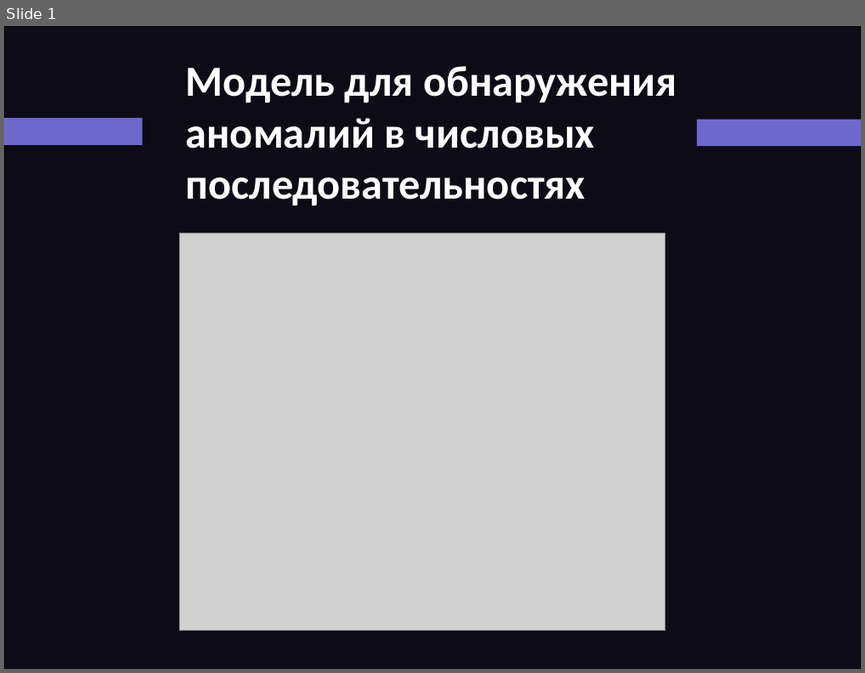
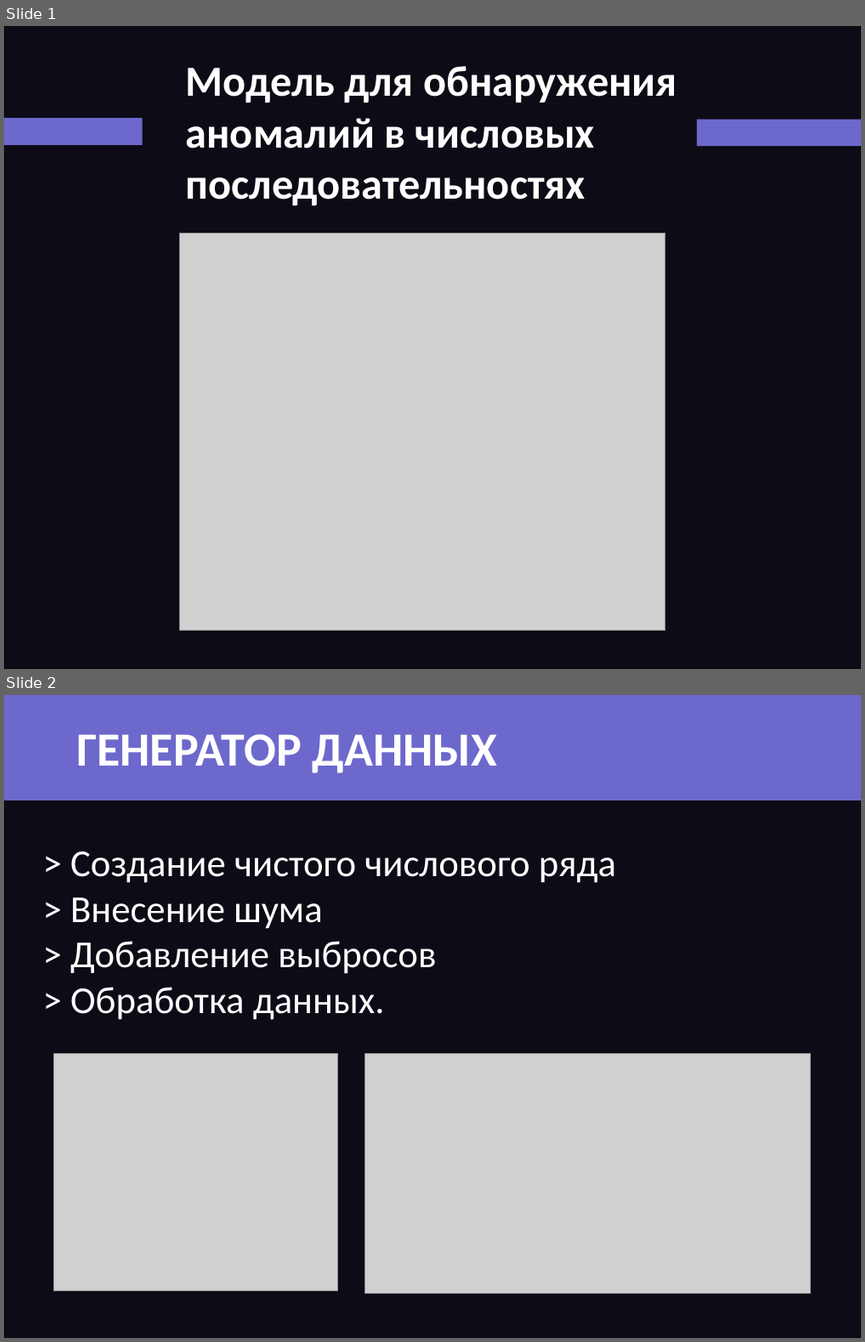
Before and after one commit to YarikOfficial/Mashinka, a slide deck: презентация.pptx. Shown one above the other, each under a label of ours: slide 1 before the commit, slides 1 and 2 after it. The pictures are 865x673 and 865x1342 pixels, drawn with LibreOffice and Linux fonts; fonts in the diff are those of the drawing; grey boxes stand for pictures. Boxes give left, top, right and bottom in pixels: in the first picture for what was removed or moved away, otherwise in the second. Text is boxed around its words. In the diff, an @@ line names an element or a change of style, - is before the commit and + after.

```diff
--- a/презентация.pptx
+++ b/презентация.pptx
@@ slide 2 added at (4, 695, 861, 1338), background #0D0C16 @@
@@ rectangle added at (4, 695, 861, 800), fill #6D68CC @@
@@ text added at (76, 734, 497, 773), 40 pt, text #FFFFFF, bold @@
+ГЕНЕРАТОР ДАННЫХ
@@ text added at (70, 851, 616, 1020), 32 pt, text #FFFFFF @@
+> Создание чистого числового ряда
+> Внесение шума
+> Добавление выбросов
+> Обработка данных.
@@ picture added at (53, 1053, 337, 1292) @@
@@ picture added at (364, 1053, 811, 1293) @@
```
Also in this commit, not shown: 4 slides changed, 6 other slides added, 1 slide removed.
